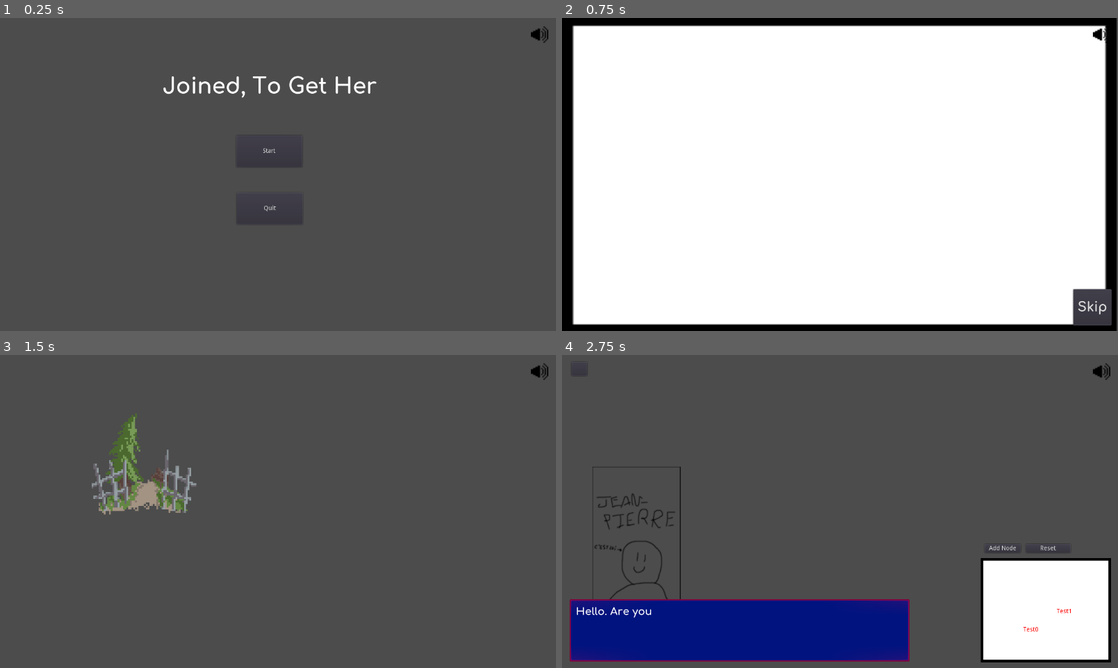
Above: before the commit, frames 1-4 (two rows, left to right).
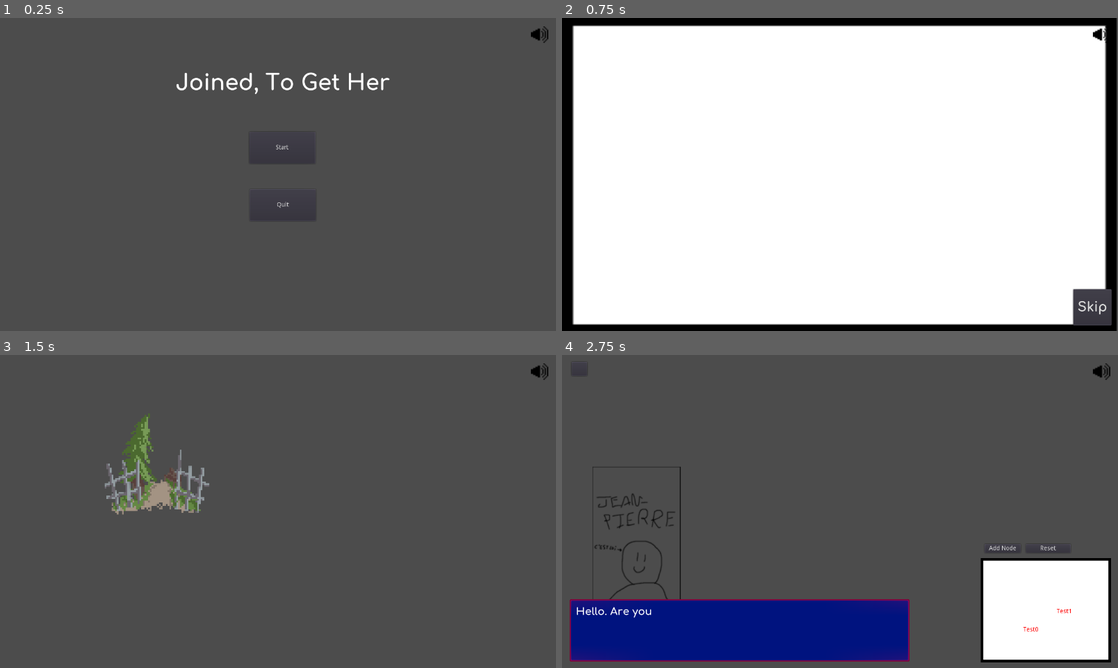
Above: after the commit, the same moments.

Repository: UnderScroll/GMTKGameJam2021
Game: Godot game, scene res://Levels/MainScene.tscn
Two runs of this game, one before a commit and one after it. Both use one fixed random seed, a clock stepped at 60 frames per second and the inputs below.
Inputs (mouse positions are in pixels of both pictures, inside the frame that each line leads up to; where the layout moved, square brackets give the same spot in the first picture):
- Up to frame 1 (0.25 s): no input
- Up to frame 2 (0.75 s): click "Start" at 0.5 s
- Up to frame 3 (1.5 s): click "Skip" at 1.25 s
- Up to frame 4 (2.75 s): click (717, 464) [706, 464] at 2 s

The runs differ from the first frame. In frame 1, 1.1% of the frame differs, in the area x 29-71%, y 17-62%; in frame 2, nothing differs; in frame 3, 2.8%, in the area x 16-38%, y 18-51%; in frame 4, nothing differs.

Commit message:
fix

Diff:
--- a/Levels/MainScene.tscn
+++ b/Levels/MainScene.tscn
@@ -15,6 +15,7 @@
 [node name="MainScene" type="Node2D"]
 
 [node name="Menu" parent="." instance=ExtResource( 4 )]
+position = Vector2( 30.2722, -8.409 )
 
 [node name="Tutorial" parent="." instance=ExtResource( 8 )]
 visible = false
--- a/Levels/Map.tscn
+++ b/Levels/Map.tscn
@@ -16,9 +16,9 @@
 }
 
 [node name="Character1" type="TextureButton" parent="."]
-margin_left = 201.0
+margin_left = 231.291
 margin_top = 122.0
-margin_right = 462.0
+margin_right = 492.291
 margin_bottom = 379.0
 texture_normal = ExtResource( 1 )
 expand = true
Not shown, added: home.png.import
Not shown, added: maison_de_retraite.png.import
